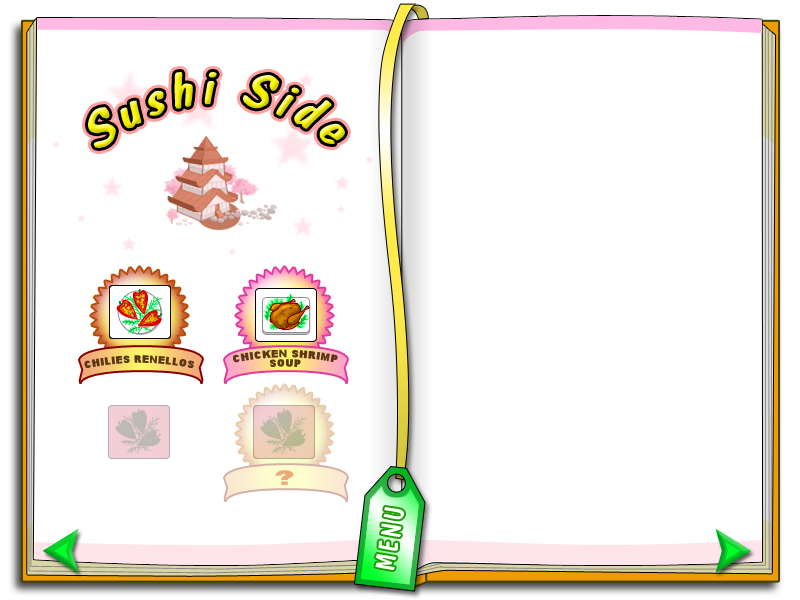
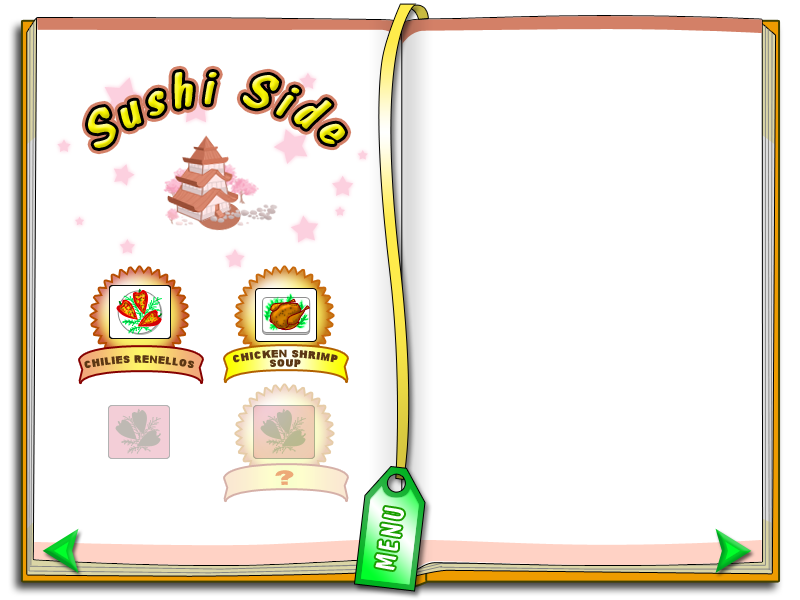
Layers edited between the first and the second 800x600 image:
added layer "Фигура 17" (74%) in group "америка" over 57, 72, 368, 268
removed layer "Слой 12" (was 44%) from group "америка" over 52, 69, 374, 256
painted on "Фигура 18 (копия) 2" over 225, 346, 347, 383
painted on "Фигура 3 (копия) 5" over 418, 540, 762, 567
painted on "Фигура 3 (копия) 6" over 402, 16, 763, 44
painted on "Фигура 3 (копия) 4" over 33, 540, 360, 565
painted on "Фигура 3 (копия) 3" over 37, 18, 403, 42
